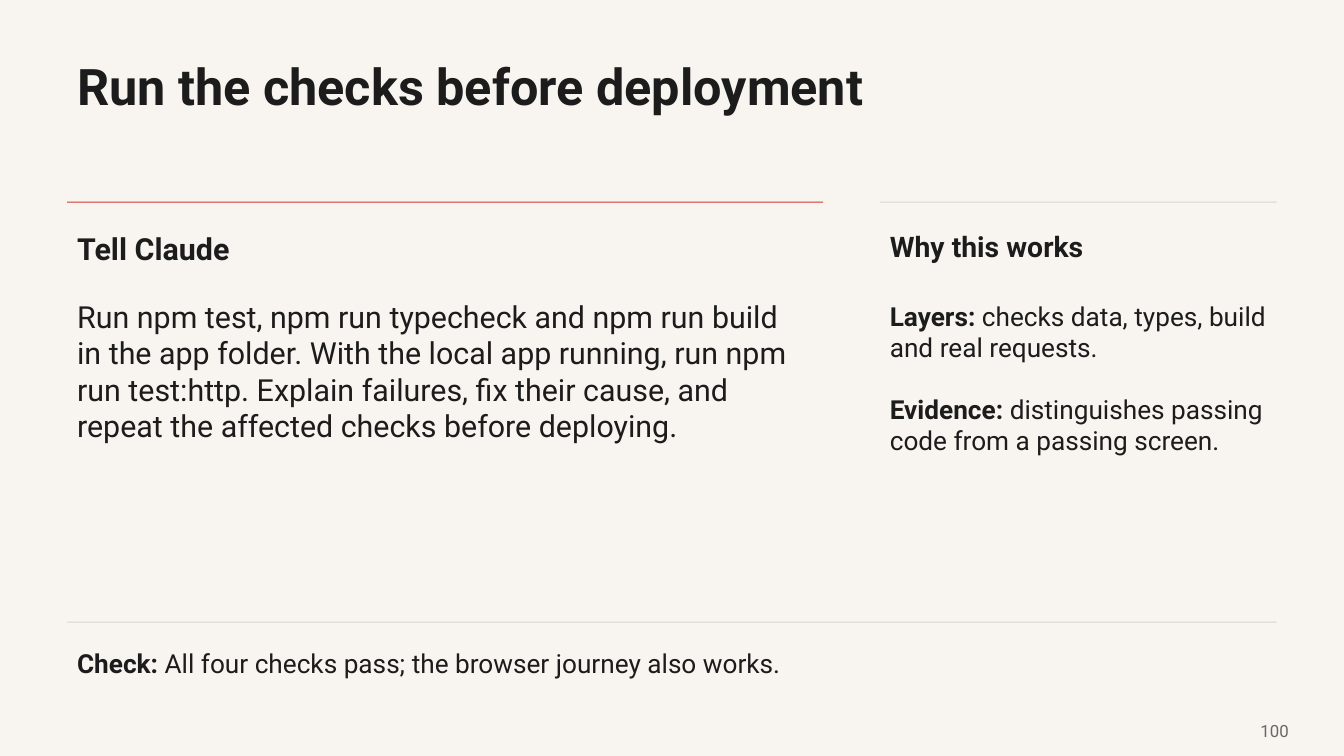
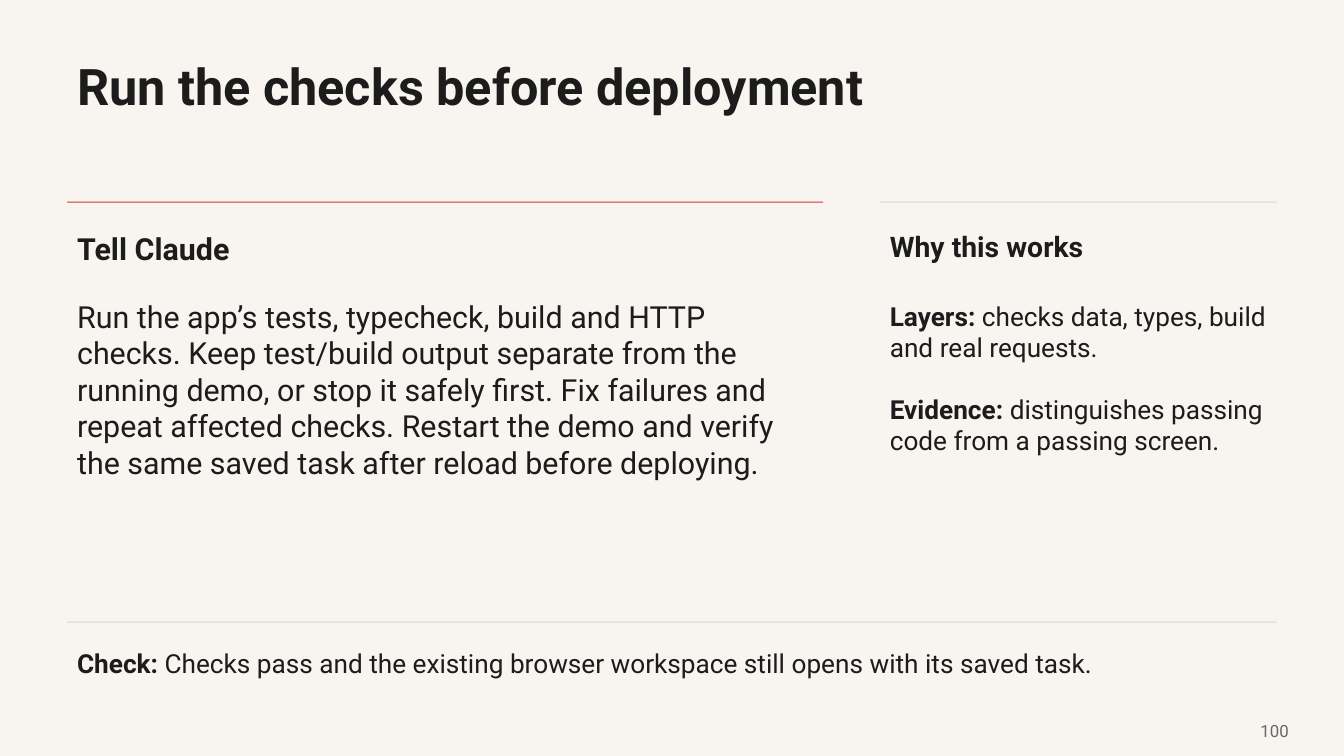
Before and after one commit to promptadvisers/claude-code-next-steps, a slide deck: slide 100 of slides/ClientDesk_Course_End_to_End.pptx. Drawn at 1344x756 pixels with LibreOffice and Linux fonts; fonts in the diff are those of the drawing. Boxes give left, top, right and bottom in pixels: in the first picture for what was removed or moved away, otherwise in the second. Text is boxed around its words. In the diff, an @@ line names an element or a change of style, - is before the commit and + after.

Commit message:
Revise course prompts and live checkpoints from independent Claude Desktop rehearsal

```diff
--- a/slides/ClientDesk_Course_End_to_End.pptx
+++ b/slides/ClientDesk_Course_End_to_End.pptx
@@ text at box(77, 305, 773, 481): text changed @@
-Run npm test, npm run typecheck and npm run build in the app folder. With the local app running, run npm run test:http. Explain failures, fix their cause, and repeat the affected checks before deploying.
+Run the app’s tests, typecheck, build and HTTP checks. Keep test/build output separate from the running demo, or stop it safely first. Fix failures and repeat affected checks. Restart the demo and verify the same saved task after reload before deploying.
@@ text at box(77, 653, 1091, 679): text changed @@
-Check: All four checks pass; the browser journey also works.
+Check: Checks pass and the existing browser workspace still opens with its saved task.
```
Also in this commit, not shown: 11 other slides changed, 16 other files.
